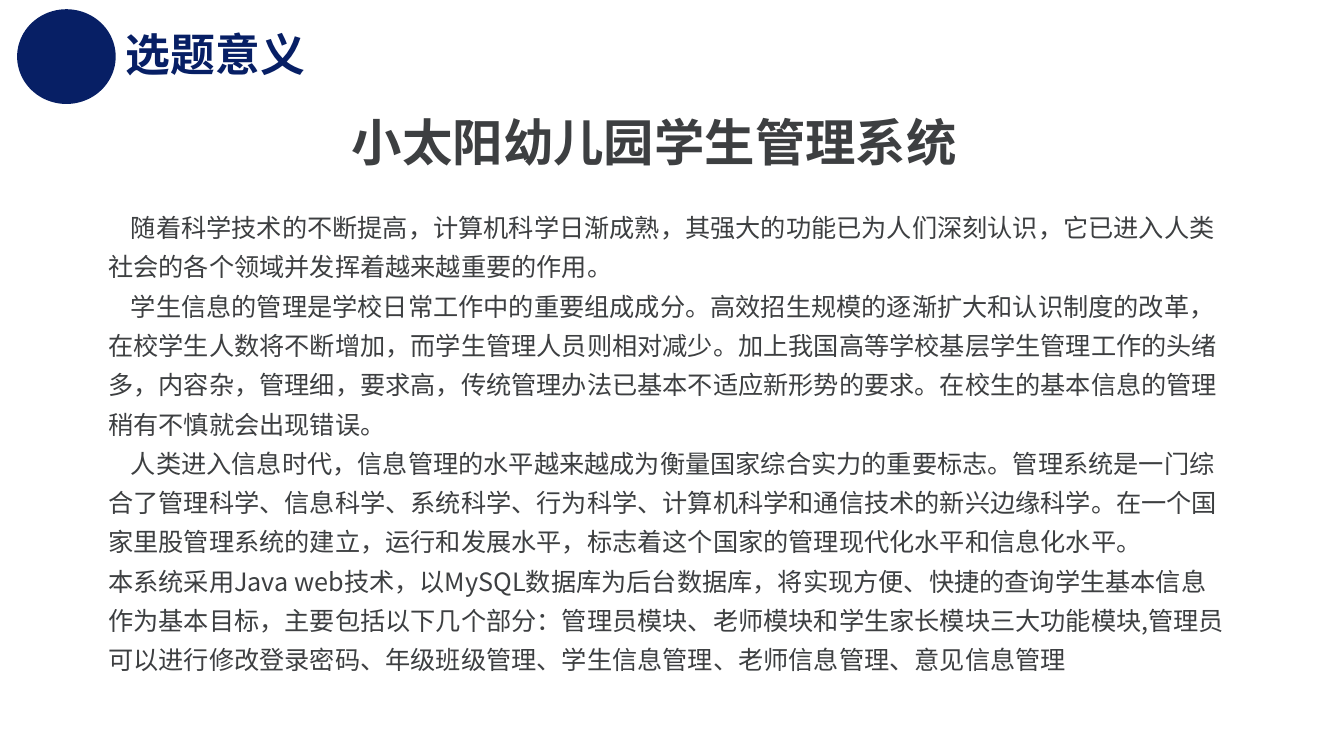
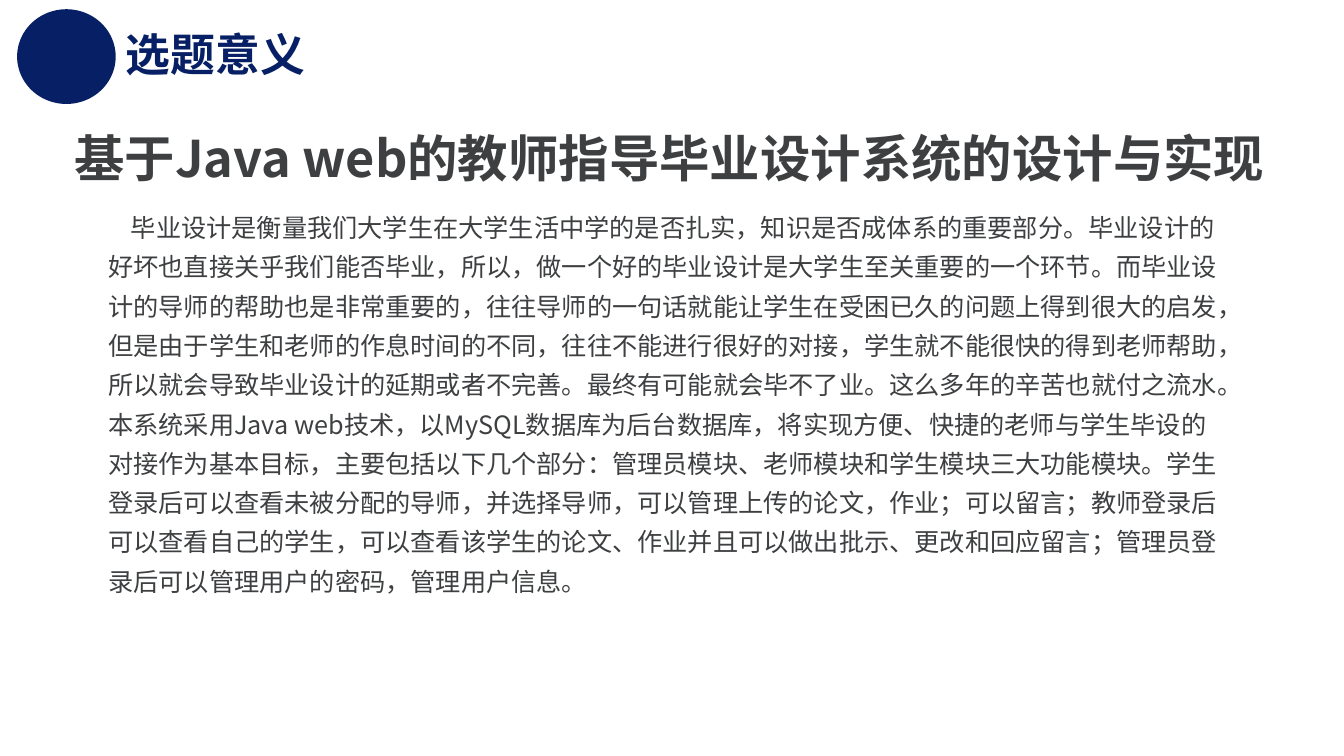
Before and after one commit to wjyyawjx/NetWork_Graduation2015_Real, a slide deck: slide 4 of 20151104711_DingKaixuan/毕设材料/开题报告-丁楷轩-20151104711.pptx. Drawn at 1344x756 pixels with LibreOffice and Linux fonts; fonts in the diff are those of the drawing; background and template pictures are left out. Boxes give left, top, right and bottom in pixels: in the first picture for what was removed or moved away, otherwise in the second. Text is boxed around its words. In the diff, an @@ line names an element or a change of style, - is before the commit and + after.

Commit message:
丁楷轩：重新上传开题报告单

```diff
--- a/20151104711_DingKaixuan/毕设材料/开题报告-丁楷轩-20151104711.pptx
+++ b/20151104711_DingKaixuan/毕设材料/开题报告-丁楷轩-20151104711.pptx
@@ text at <box>74,133,1265,182</box>: text changed @@
-小太阳幼儿园学生管理系统
+基于Java web的教师指导毕业设计系统的设计与实现
@@ text at <box>108,216,1242,594</box>: text changed @@
-随着科学技术的不断提高，计算机科学日渐成熟，其强大的功能已为人们深刻认识，它已进入人类社会的各个领域并发挥着越来越重要的作用。
-学生信息的管理是学校日常工作中的重要组成成分。高效招生规模的逐渐扩大和认识制度的改革，在校学生人数将不断增加，而学生管理人员则相对减少。加上我国高等学校基层学生管理工作的头绪多，内容杂，管理细，要求高，传统管理办法已基本不适应新形势的要求。在校生的基本信息的管理稍有不慎就会出现错误。
-人类进入信息时代，信息管理的水平越来越成为衡量国家综合实力的重要标志。管理系统是一门综合了管理科学、信息科学、系统科学、行为科学、计算机科学和通信技术的新兴边缘科学。在一个国家里股管理系统的建立，运行和发展水平，标志着这个国家的管理现代化水平和信息化水平。
-本系统采用Java web技术，以MySQL数据库为后台数据库，将实现方便、快捷的查询学生基本信息作为基本目标，主要包括以下几个部分：管理员模块、老师模块和学生家长模块三大功能模块,管理员可以进行修改登录密码、年级班级管理、学生信息管理、老师信息管理、意见信息管理
+毕业设计是衡量我们大学生在大学生活中学的是否扎实，知识是否成体系的重要部分。毕业设计的好坏也直接关乎我们能否毕业，所以，做一个好的毕业设计是大学生至关重要的一个环节。而毕业设计的导师的帮助也是非常重要的，往往导师的一句话就能让学生在受困已久的问题上得到很大的启发，但是由于学生和老师的作息时间的不同，往往不能进行很好的对接，学生就不能很快的得到老师帮助，所以就会导致毕业设计的延期或者不完善。最终有可能就会毕不了业。这么多年的辛苦也就付之流水。
+本系统采用Java web技术，以MySQL数据库为后台数据库，将实现方便、快捷的老师与学生毕设的对接作为基本目标，主要包括以下几个部分：管理员模块、老师模块和学生模块三大功能模块。学生登录后可以查看未被分配的导师，并选择导师，可以管理上传的论文，作业；可以留言；教师登录后可以查看自己的学生，可以查看该学生的论文、作业并且可以做出批示、更改和回应留言；管理员登录后可以管理用户的密码，管理用户信息。
```
Also in this commit, not shown: 3 other files.
